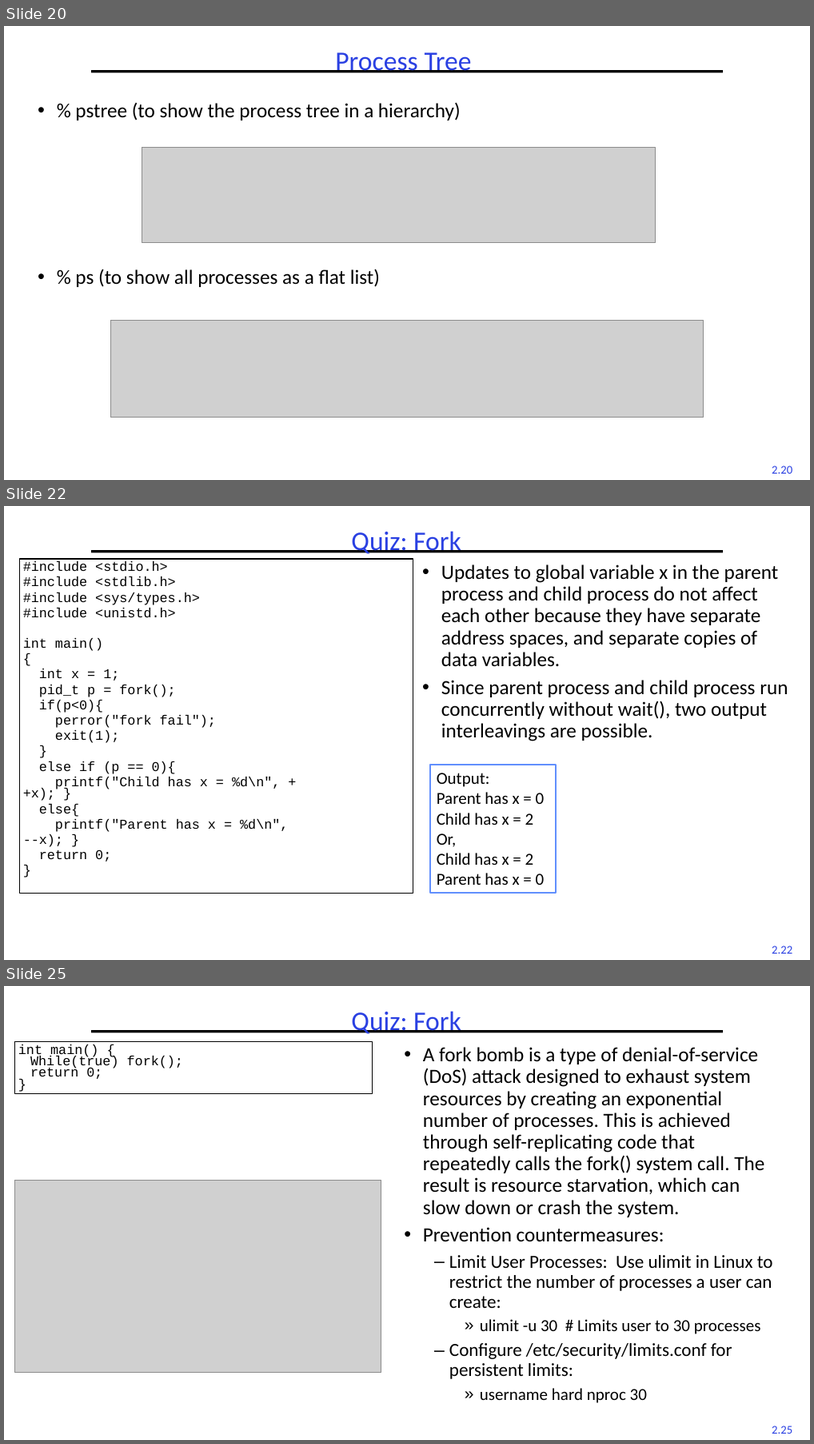
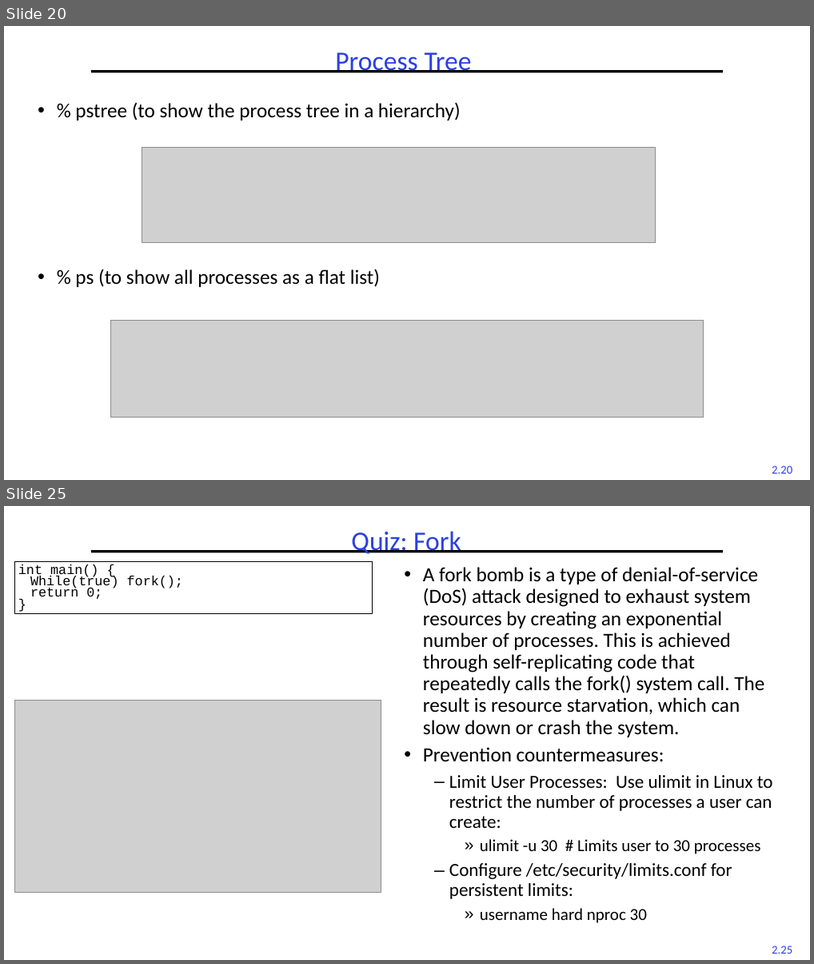
Before and after one commit to guhofstra/CSC256Fa25, a slide deck: PPTs/L2-Processes Threads.pptx. Shown one above the other, each under a label of ours: slides 20, 22 and 25 before the commit, slides 20 and 25 after it; the slides between them are not shown. The pictures are 814x1444 and 814x964 pixels, drawn with LibreOffice and Linux fonts; fonts in the diff are those of the drawing; grey boxes stand for pictures. Boxes give left, top, right and bottom in pixels: in the first picture for what was removed or moved away, otherwise in the second. Text is boxed around its words. In the diff, an @@ line names an element or a change of style, - is before the commit and + after.

```diff
--- a/PPTs/L2-Processes Threads.pptx
+++ b/PPTs/L2-Processes Threads.pptx
@@ slide 22 removed at (x1=4, y1=506, x2=810, y2=960), background #FFFFFF; not listed: 2 template elements that a slide beside it also shows @@
@@ title removed at (x1=351, y1=531, x2=462, y2=554) @@
-Quiz: Fork
@@ rectangle removed at (x1=20, y1=559, x2=414, y2=892) @@
-#include <stdio.h>
-#include <stdlib.h>
-#include <sys/types.h>
-#include <unistd.h>
-int main()
-{
-int x = 1;
-pid_t p = fork();
-if(p<0){
-perror("fork fail");
-exit(1);
-}
-else if (p == 0){
-printf("Child has x = %d\n", ++x); }
-else{
-printf("Parent has x = %d\n",
---x); }
-return 0;
-}
@@ text removed at (x1=442, y1=564, x2=788, y2=741) @@
-• Updates to global variable x in the parent process and child process do not affect each other because they have separate address spaces, and separate copies of data variables.
-• Since parent process and child process run concurrently without wait(), two output interleavings are possible.
@@ rectangle removed at (x1=430, y1=764, x2=556, y2=892) @@
-Output:
-Parent has x = 0
-Child has x = 2
-Or,
-Child has x = 2
-Parent has x = 0
```
Also in this commit, not shown: 11 slides changed, 11 other files.
